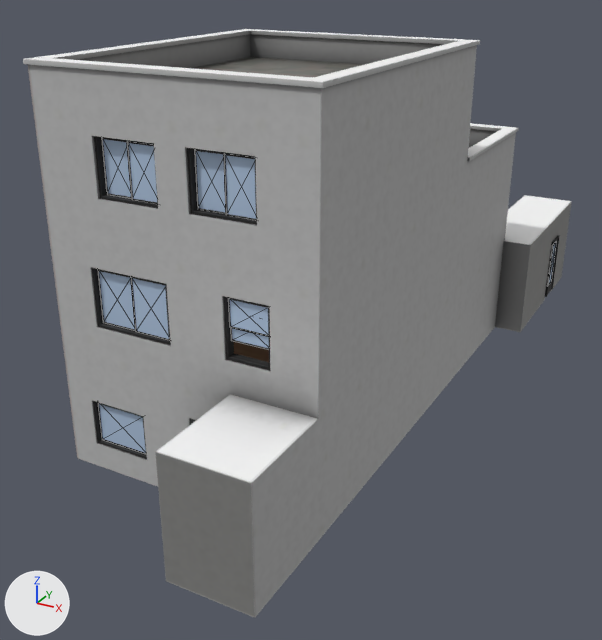
Before and after pictures for a commit that changed the glTF model models/house.gltf.
The view is the same before and after, from a 50 mm lens placed at (9.6, -20.3, 11.2), pointed at (-0.5, -1.8, 1.9). The lights are fixed; the arrows at lower left show +X, +Y and +Z. Mesh edges are drawn as thin lines on the coarser meshes. Where no turn or scale is listed for an object, it has been applied to the vertices.

In view in the first picture: 'Windows_frame1', 'glass', 'pCube8'.
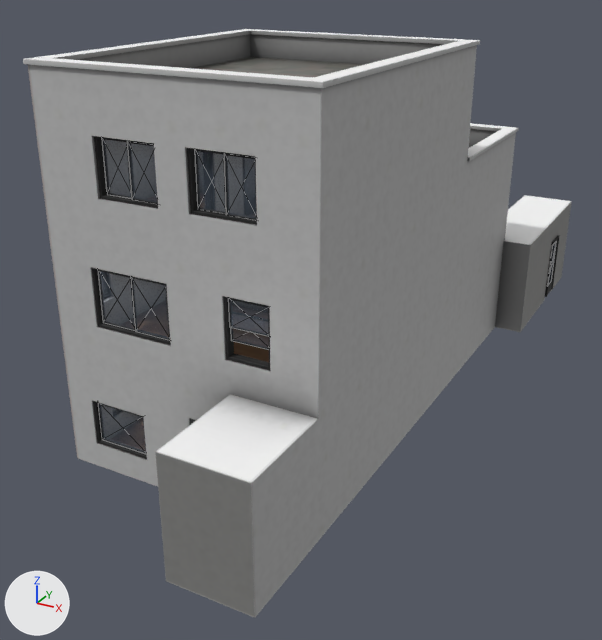
Changed parts and their boxes [x1, y1, x2, y2] in the pictures (602 x 640 px):
'glass', surface changed (blue to grey): [99, 139, 556, 453] in both

The change, as a list of edits to the scene's bpy script:
```text
Change mat_material__41:
    mat_material__41.alpha: 1.0 -> 0.05
```
